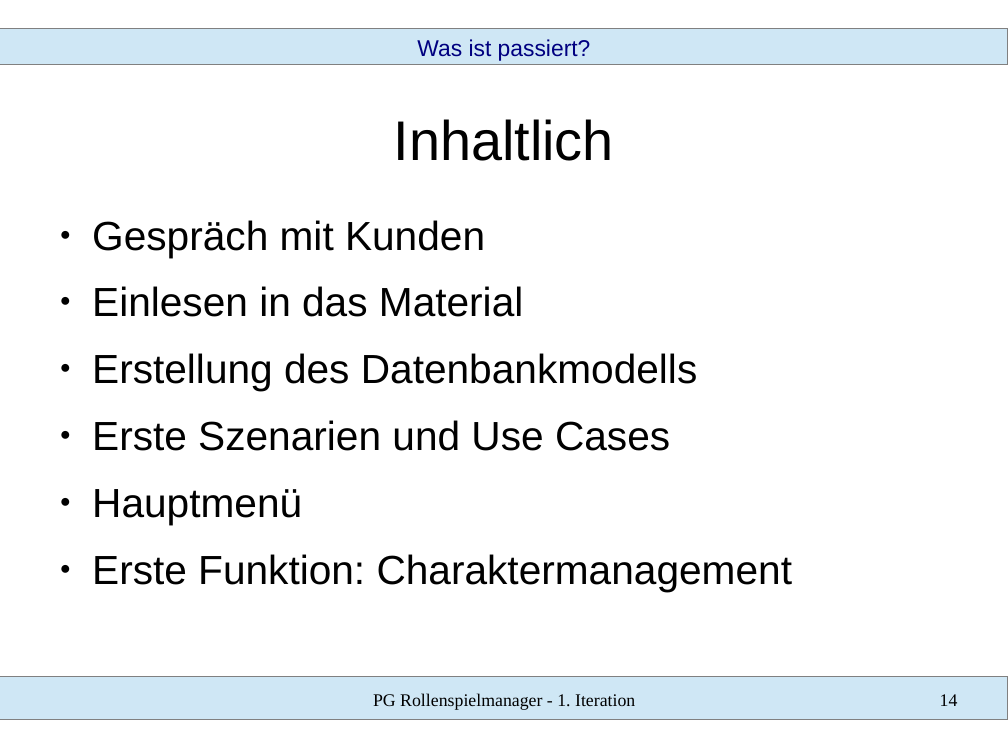
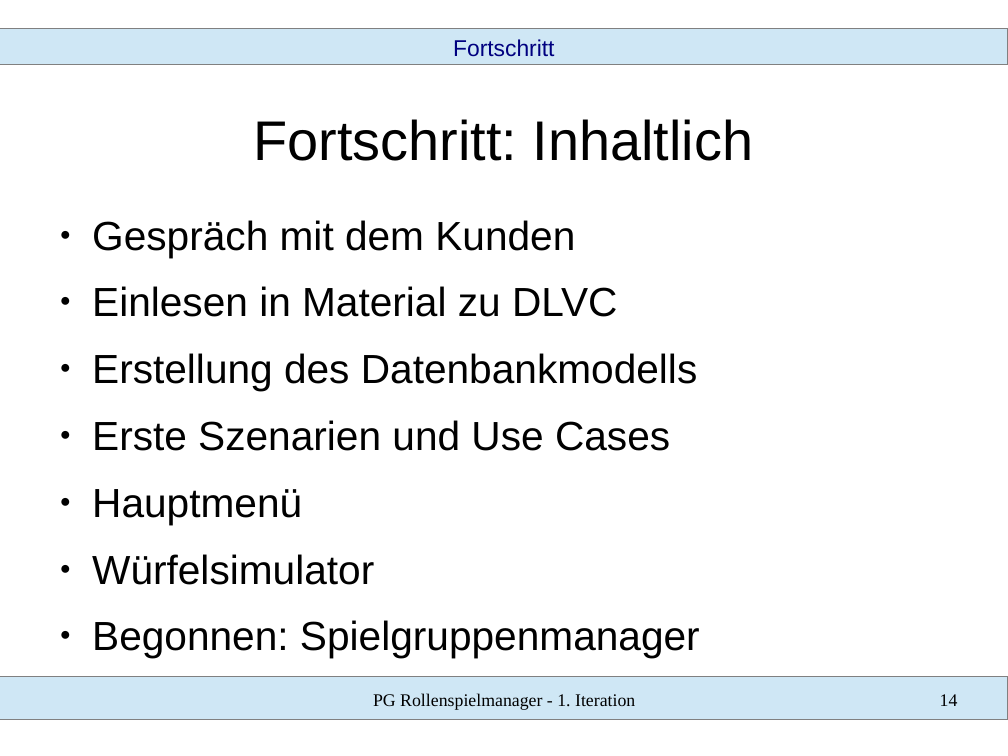
Before and after one commit to SWT-Projektgruppe-2015/Rollenspielmanager, a slide deck: slide 14 of Dokumente/01 Iteration/vortrag.odp. Drawn at 1008x756 pixels with LibreOffice and Linux fonts; fonts in the diff are those of the drawing. Boxes give left, top, right and bottom in pixels: in the first picture for what was removed or moved away, otherwise in the second. Text is boxed around its words. In the diff, an @@ line names an element or a change of style, - is before the commit and + after.

Commit message:
Master in Würfelsimulator gemergt.

```diff
--- a/Dokumente/01 Iteration/vortrag.odp
+++ b/Dokumente/01 Iteration/vortrag.odp
@@ text at bbox=[453, 39, 554, 57]: text changed @@
-Was ist passiert?
+Fortschritt
@@ title at bbox=[254, 119, 753, 161]: text changed @@
-Inhaltlich
+Fortschritt: Inhaltlich
@@ text at bbox=[92, 220, 617, 317]: text changed @@
-● Gespräch mit Kunden
-● Einlesen in das Material
+● Gespräch mit dem Kunden
+● Einlesen in Material zu DLVC
@@ text at bbox=[92, 554, 700, 658]: text changed @@
-● Erste Funktion: Charaktermanagement
+● Würfelsimulator
+● Begonnen: Spielgruppenmanager
```
Also in this commit, not shown: 15 other slides changed, 2 slides added, 29 other files.
